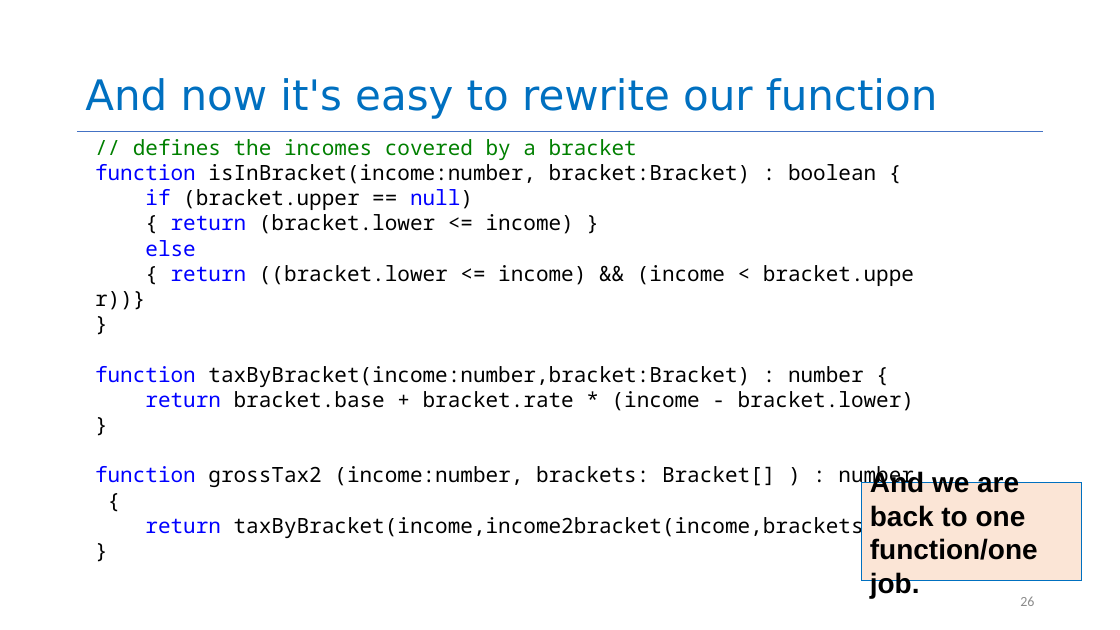
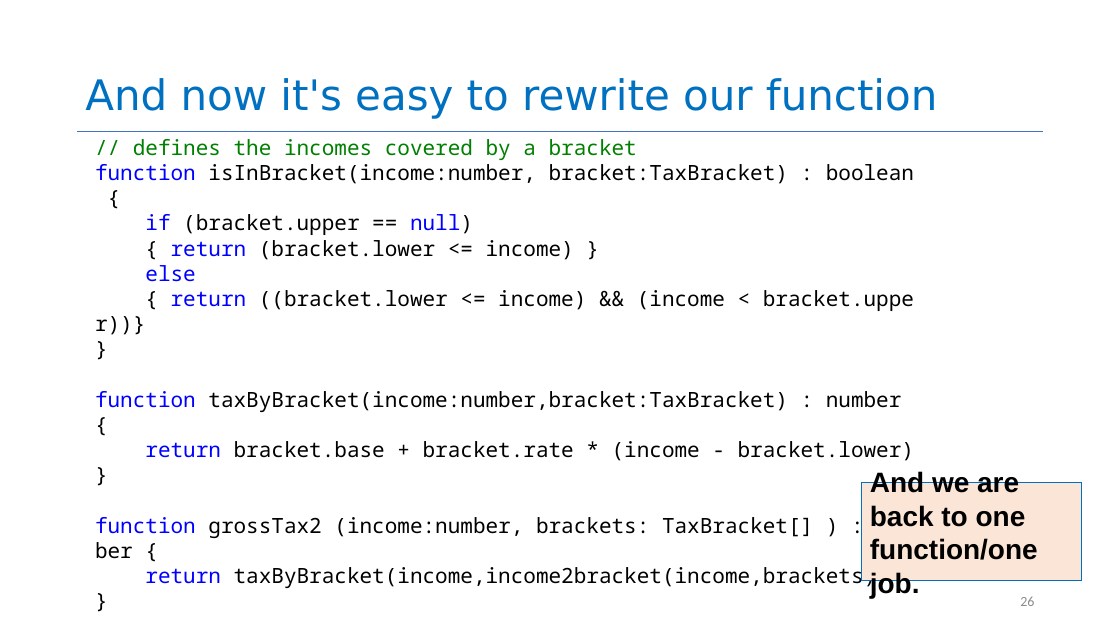
Before and after one commit to neu-se/CS4530-CS5500-Spring-2021, a slide deck: slide 26 of Slides/Lesson 1.2 General Program Design Principles.pptx. Drawn at 1120x630 pixels with LibreOffice and Linux fonts; fonts in the diff are those of the drawing. Boxes give left, top, right and bottom in pixels: in the first picture for what was removed or moved away, otherwise in the second. Text is boxed around its words. In the diff, an @@ line names an element or a change of style, - is before the commit and + after.

```diff
--- a/Slides/Lesson 1.2 General Program Design Principles.pptx
+++ b/Slides/Lesson 1.2 General Program Design Principles.pptx
@@ text at bbox=[95, 164, 914, 184]: text changed @@
-function isInBracket(income:number, bracket:Bracket) : boolean {
+function isInBracket(income:number, bracket:TaxBracket) : boolean {
@@ text at bbox=[95, 391, 902, 412]: text changed @@
-function taxByBracket(income:number,bracket:Bracket) : number {
+function taxByBracket(income:number,bracket:TaxBracket) : number {
@@ text at bbox=[95, 517, 813, 538]: text changed @@
-function grossTax2 (income:number, brackets: Bracket[] ) : number {
+function grossTax2 (income:number, brackets: TaxBracket[] ) : number {
```
Also in this commit, not shown: 4 other slides changed, 1 other file.
